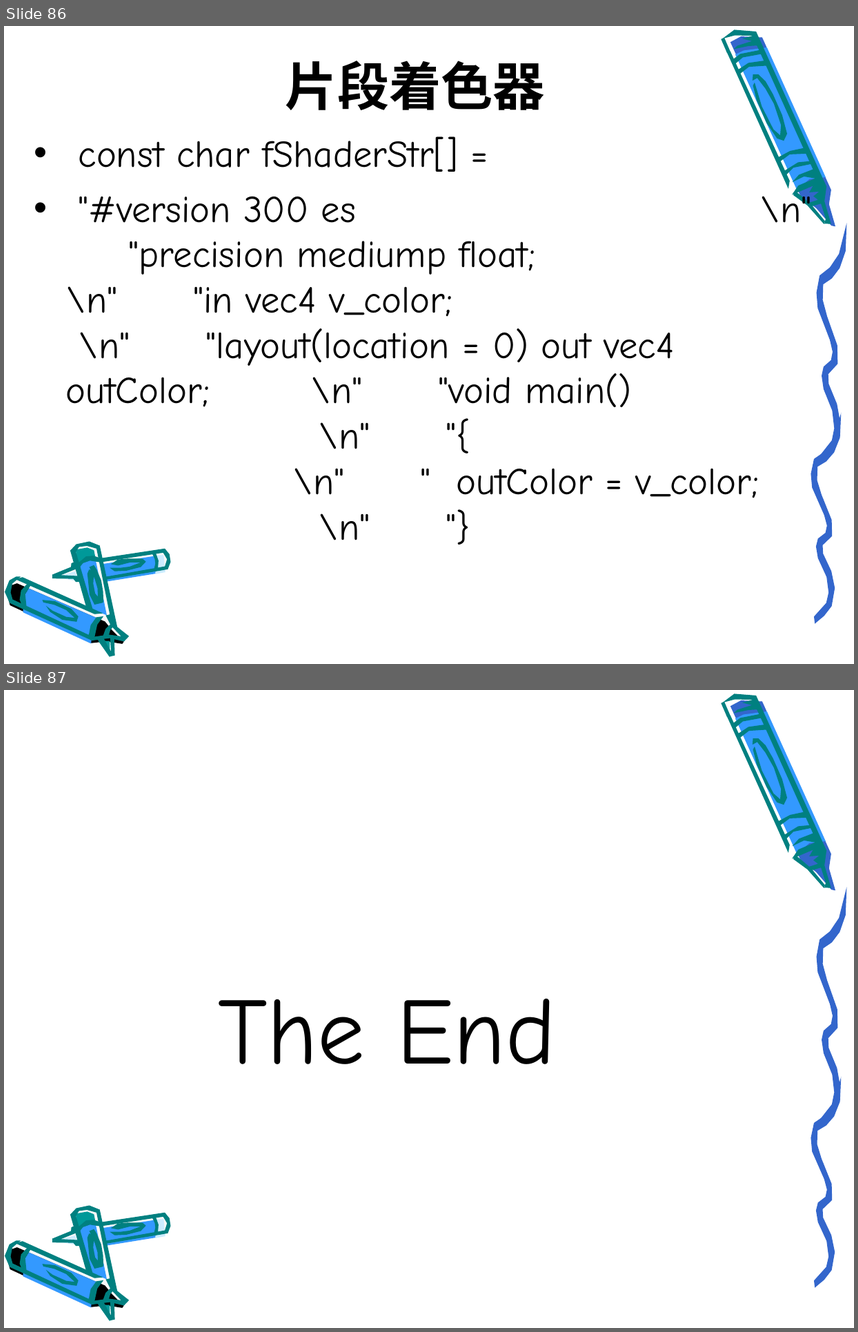
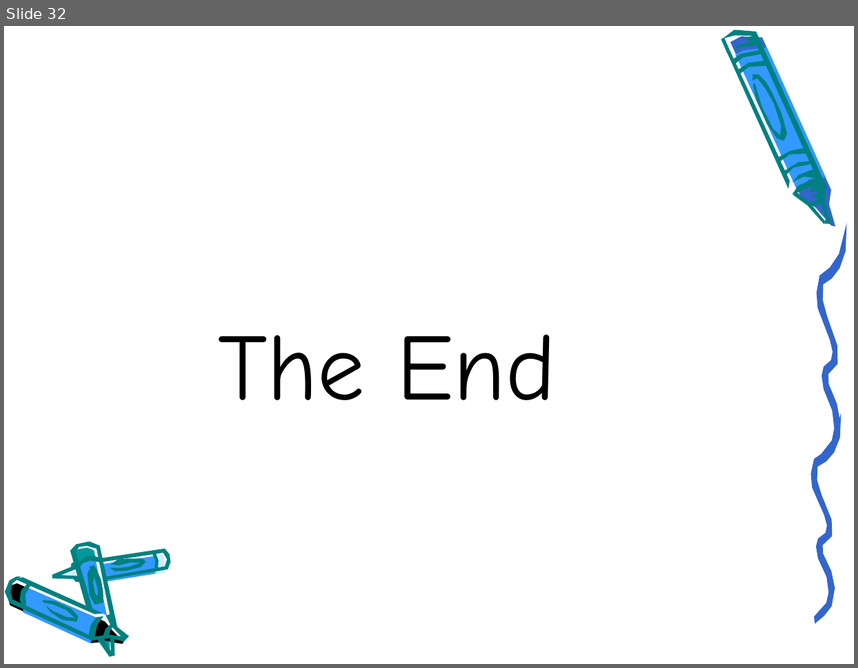
Before and after one commit to gudianxiaoshuo/openglES, a slide deck: PPT/模型转换.ppt. Shown one above the other, each under a label of ours: slides 86 and 87 before the commit, slide 32 after it. The pictures are 858x1332 and 858x668 pixels, drawn with LibreOffice and Linux fonts; fonts in the diff are those of the drawing; background and template pictures are left out. Boxes give left, top, right and bottom in pixels: in the first picture for what was removed or moved away, otherwise in the second. Text is boxed around its words. In the diff, an @@ line names an element or a change of style, - is before the commit and + after.

```diff
--- a/PPT/模型转换.ppt
+++ b/PPT/模型转换.ppt
@@ slide 86 removed at [4, 26, 854, 664], background picture (left out); not listed: 37 template elements that a slide beside it also shows @@
@@ title removed at [286, 60, 545, 110] @@
-片段着色器
@@ text removed at [65, 136, 811, 540] @@
-• const char fShaderStr[] =
-• "#version 300 es \n" "precision mediump float; \n" "in vec4 v_color; \n" "layout(location = 0) out vec4 outColor; \n" "void main() \n" "{ \n" " outColor = v_color; \n" "}
@@ what was slide 87 is now slide 32 @@
```
Also in this commit, not shown: 11 slides changed, 15 slides added, 69 other slides removed.
